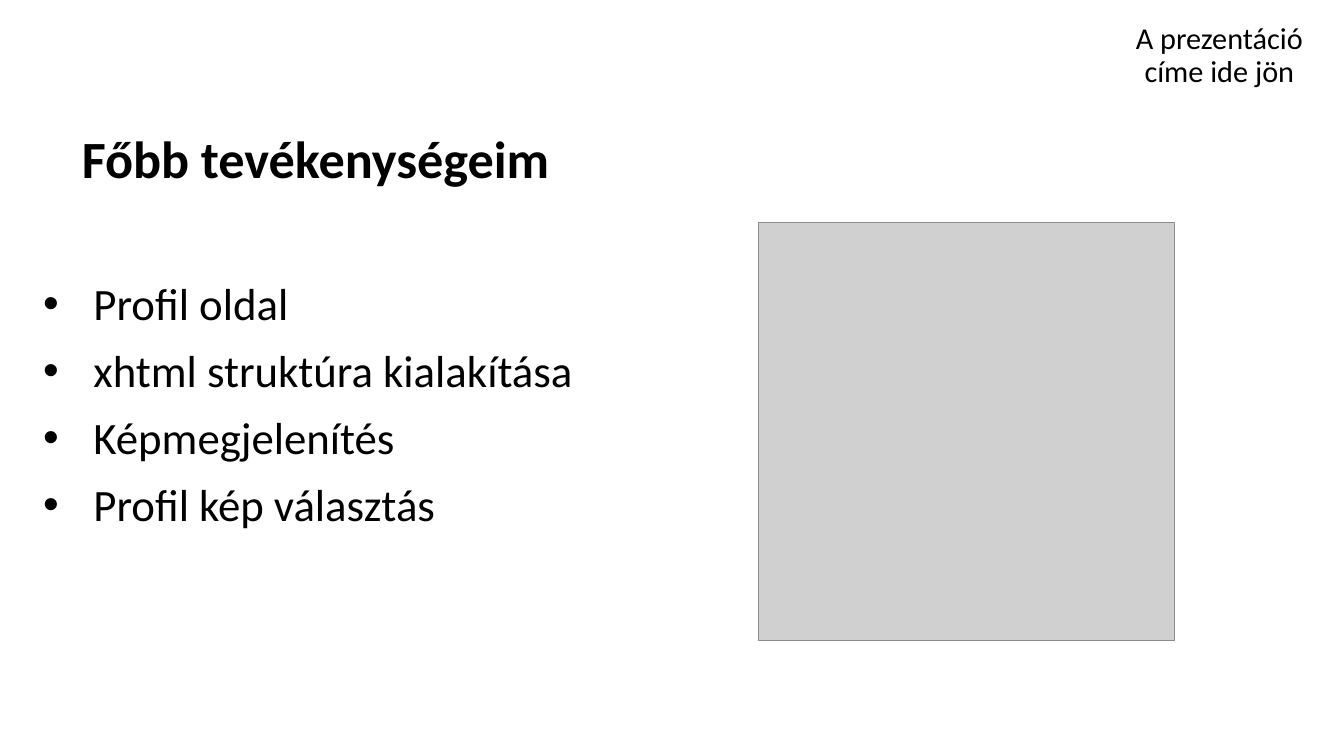
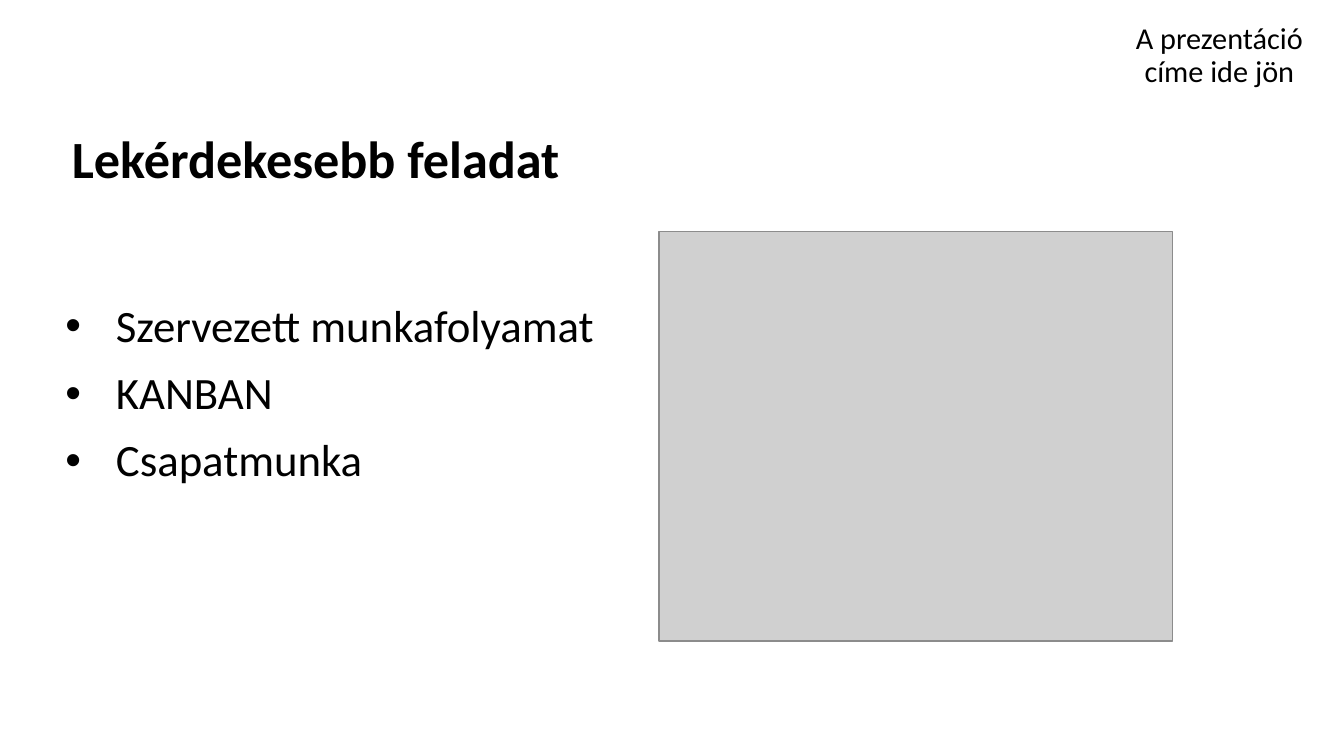
Before and after one commit to schonherz-java-ee-2016-summer/project, a slide deck: slide 8 of presentations/venue/nagykeri_bence/nagykeri_bence_prezi.pptx (slide 7 before the commit). Drawn at 1344x756 pixels with LibreOffice and Linux fonts; fonts in the diff are those of the drawing; grey boxes stand for pictures; background and template pictures are left out. Boxes give left, top, right and bottom in pixels: in the first picture for what was removed or moved away, otherwise in the second. Text is boxed around its words. In the diff, an @@ line names an element or a change of style, - is before the commit and + after.

Commit message:
Updating presentation.

```diff
--- a/presentations/venue/nagykeri_bence/nagykeri_bence_prezi.pptx
+++ b/presentations/venue/nagykeri_bence/nagykeri_bence_prezi.pptx
@@ subtitle at <box>72,141,559,179</box>: text changed @@
-Főbb tevékenységeim
+Lekérdekesebb feladat
@@ picture: place and size @@
-picture at <box>758,223,1175,641</box>
+picture at <box>659,231,1172,641</box>
@@ text removed at <box>93,289,572,529</box> @@
-• Profil oldal
-• xhtml struktúra kialakítása
-• Képmegjelenítés
-• Profil kép választás
@@ text added at <box>116,311,593,484</box>, 24 pt, text #000000 @@
+• Szervezett munkafolyamat
+• KANBAN
+• Csapatmunka
```
Also in this commit, not shown: 2 other slides changed, 1 slide added.
